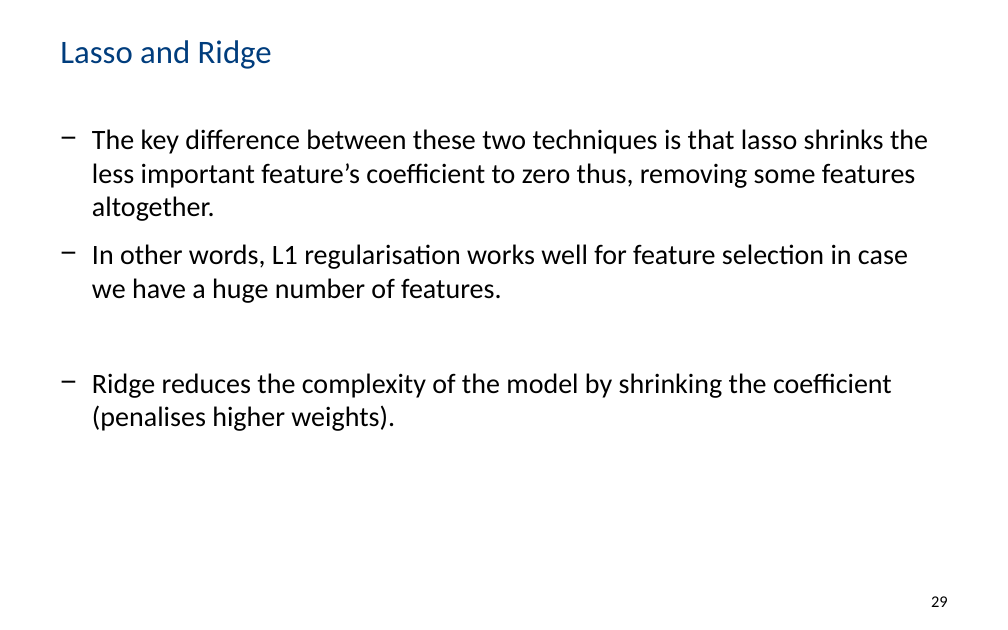
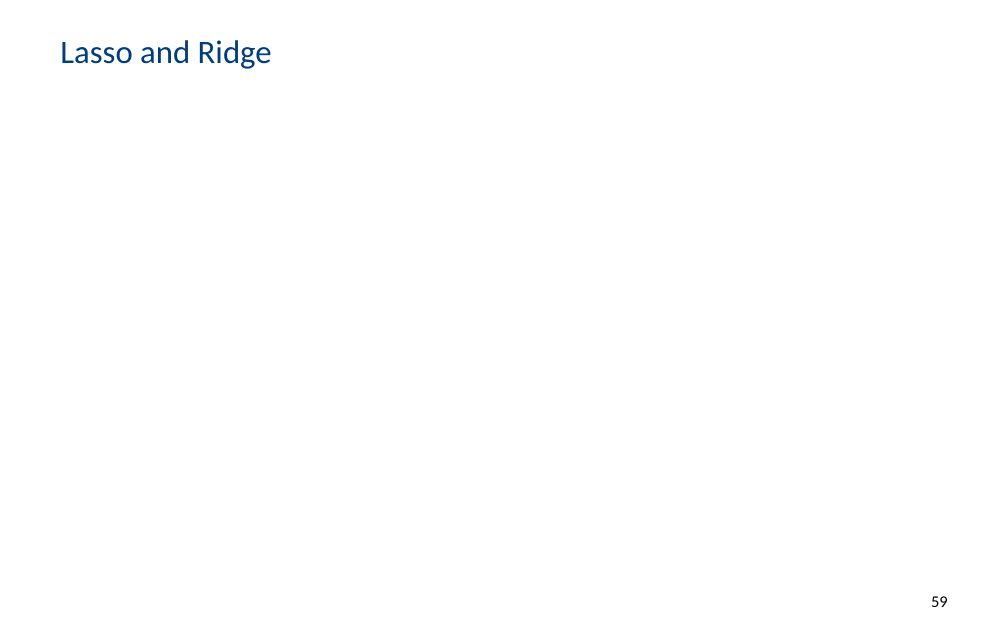
Before and after one commit to PBarnaghi/ML4NS, a slide deck: slide 59 of 02- Regression models and linear prediction/ML4NuerScience_Linear_models.pptx (slide 29 before the commit). Drawn at 1008x630 pixels with LibreOffice and Linux fonts; fonts in the diff are those of the drawing; grey boxes stand for pictures; background and template pictures are left out. Boxes give left, top, right and bottom in pixels: in the first picture for what was removed or moved away, otherwise in the second. Text is boxed around its words. In the diff, an @@ line names an element or a change of style, - is before the commit and + after.

Commit message:
minor update on the slides
minor updates/syntax corrections - moved Ridge and Lasso to optional further reading.

```diff
--- a/02- Regression models and linear prediction/ML4NuerScience_Linear_models.pptx
+++ b/02- Regression models and linear prediction/ML4NuerScience_Linear_models.pptx
@@ text removed at [92, 129, 928, 431] @@
-− The key difference between these two techniques is that lasso shrinks the less important feature’s coefficient to zero thus, removing some features altogether.
-− In other words, L1 regularisation works well for feature selection in case we have a huge number of features.
-− Ridge reduces the complexity of the model by shrinking the coefficient (penalises higher weights).
@@ page number at [931, 596, 948, 607]: text changed @@
-29
+59
```
Also in this commit, not shown: 13 other slides changed, 2 slides added, 1 slide removed, 1 other file.
